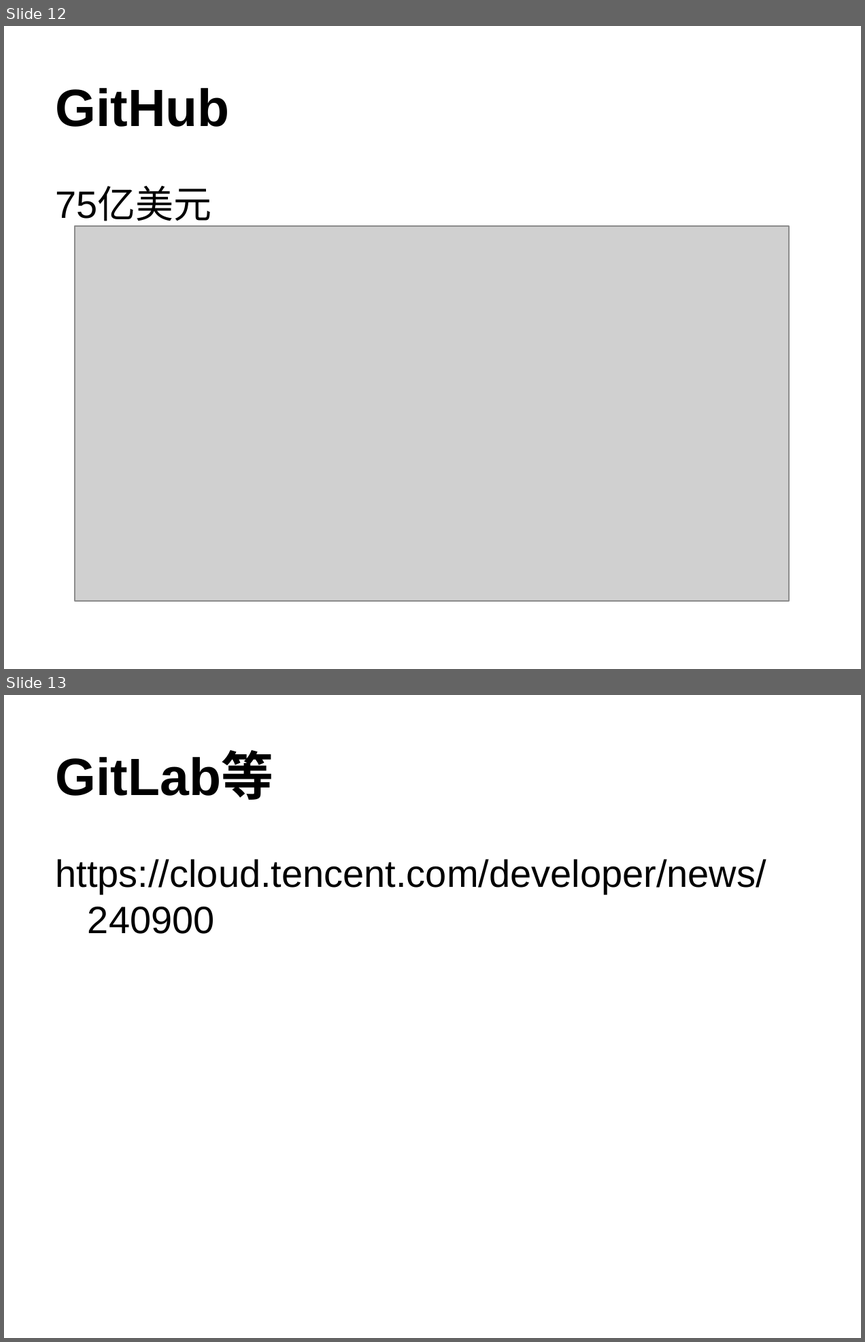
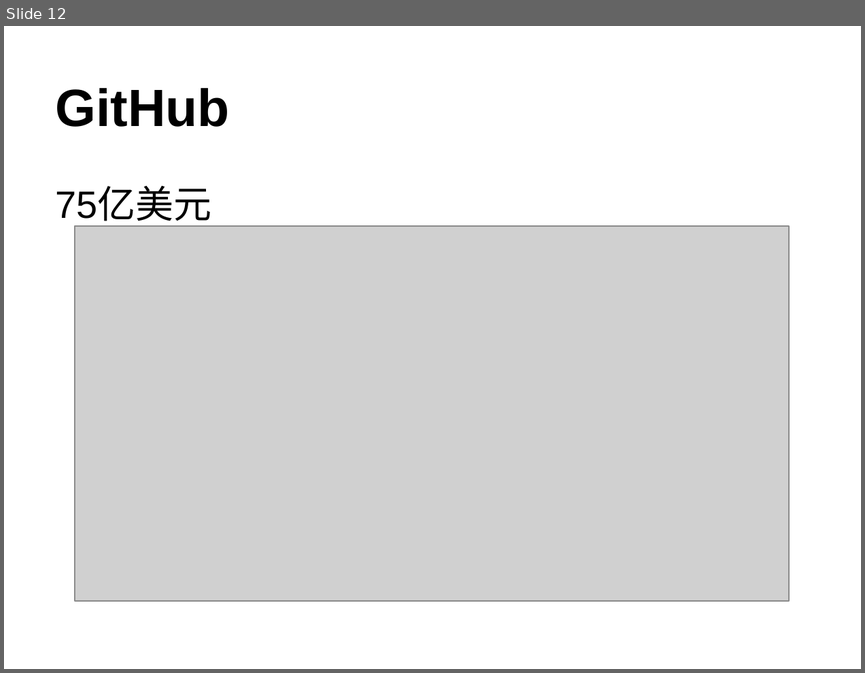
Before and after one commit to lxmxhh/git-intro, a slide deck: Git.ppt. Shown one above the other, each under a label of ours: slides 12 and 13 before the commit, slide 12 after it. The pictures are 865x1342 and 865x673 pixels, drawn with LibreOffice and Linux fonts; fonts in the diff are those of the drawing; grey boxes stand for pictures. Boxes give left, top, right and bottom in pixels: in the first picture for what was removed or moved away, otherwise in the second. Text is boxed around its words. In the diff, an @@ line names an element or a change of style, - is before the commit and + after.

```diff
--- a/Git.ppt
+++ b/Git.ppt
@@ slide 13 removed at (x1=4, y1=695, x2=861, y2=1338), background #FFFFFF @@
@@ title removed at (x1=56, y1=753, x2=274, y2=800) @@
-GitLab等
@@ text removed at (x1=56, y1=859, x2=766, y2=934) @@
-https://cloud.tencent.com/developer/news/240900
```
Also in this commit, not shown: 7 slides changed, 5 slides added, 3 other slides removed.
